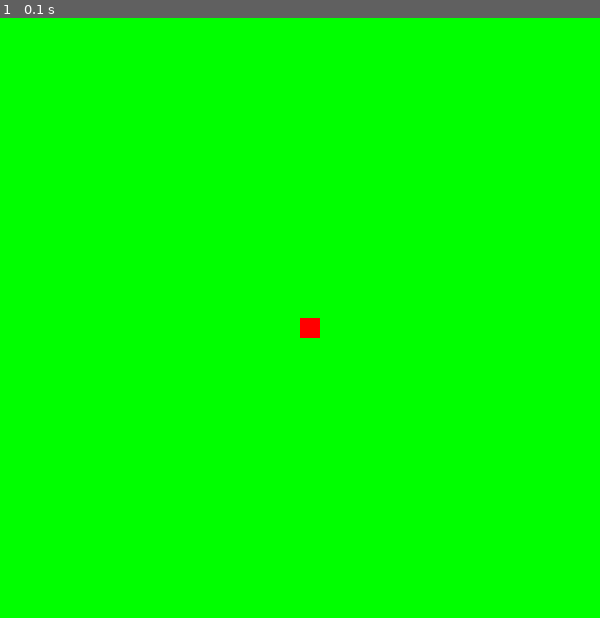
Above: before the commit, frame 1.
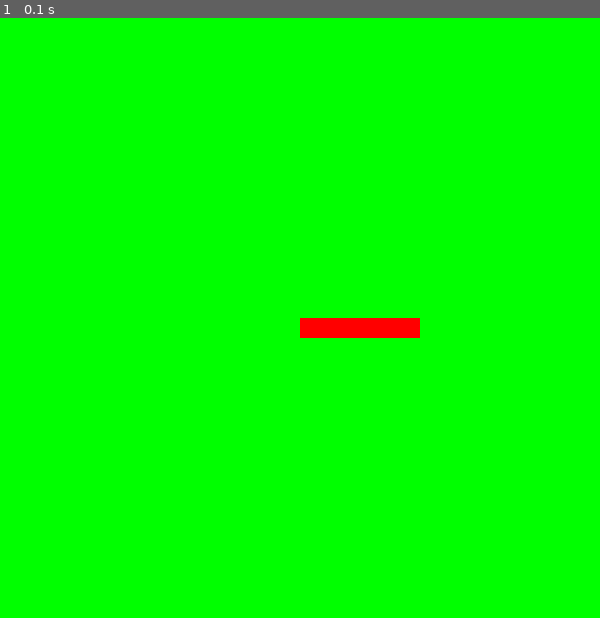
Above: after the commit, the same moment.

Repository: Paulo-Filipe/snakepygame
Game: pygame game, started from snake.py
Same seed, same stepped clock (60 frames per second), same inputs: the game is played once before the commit and once after it.
Inputs:
- Up to frame 1 (0.1 s): no input

The runs differ from the first frame. In frame 1, 0.6% of the frame differs, in the area x 53-70%, y 50-54%.

Commit message:
drawing snake initial form and draw_snake_tile function

Diff:
--- /dev/null
+++ b/drawsnake.py
@@ -0,0 +1,7 @@
+import pygame
+import sys
+from pygame.locals import *
+
+
+def draw_snake_tale(display, color, x, y, tile_size):
+    return pygame.draw.rect(display, color, (x, y, tile_size, tile_size))
--- a/snake.py
+++ b/snake.py
@@ -1,5 +1,6 @@
 import pygame, sys
 from pygame.locals import *
+from drawsnake import *
 
 # Initialize program
 pygame.init()
@@ -24,13 +25,9 @@
 
 #describing snake
 tile_size = 20
-initial_tile_size = 6
+initial_snake_size = 6
 initial_position_x = display_size / 2
 initial_position_y = display_size / 2
-
-
-# Creating Snake shape
-snake_tile = pygame.draw.rect(DISPLAY, RED, (initial_position_x, initial_position_y, tile_size, tile_size))
 
 # Beginning Game Loop
 while True:
@@ -39,7 +36,9 @@
         if event.type == QUIT:
             pygame.quit()
             sys.exit()
-    snake_tile
+
+    for i in range(initial_snake_size):
+        draw_snake_tale(DISPLAY, RED, initial_position_x+i*tile_size, initial_position_y, tile_size)
     pygame.display.update()
 
     FramePerSec.tick(FPS)
